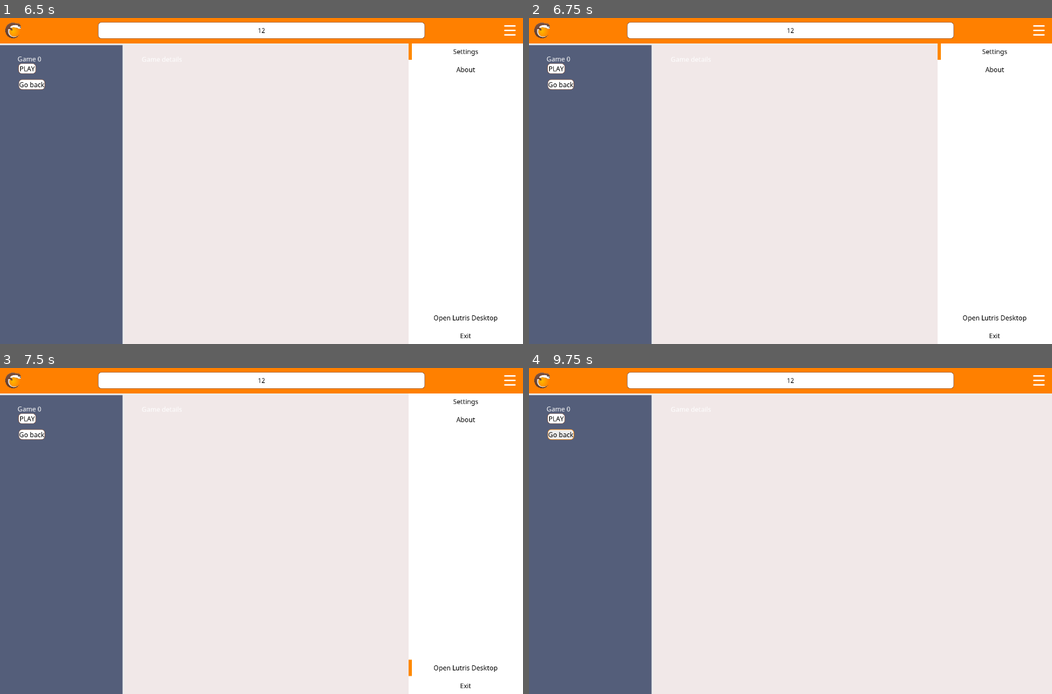
Above: before the commit, frames 1-4 (two rows, left to right).
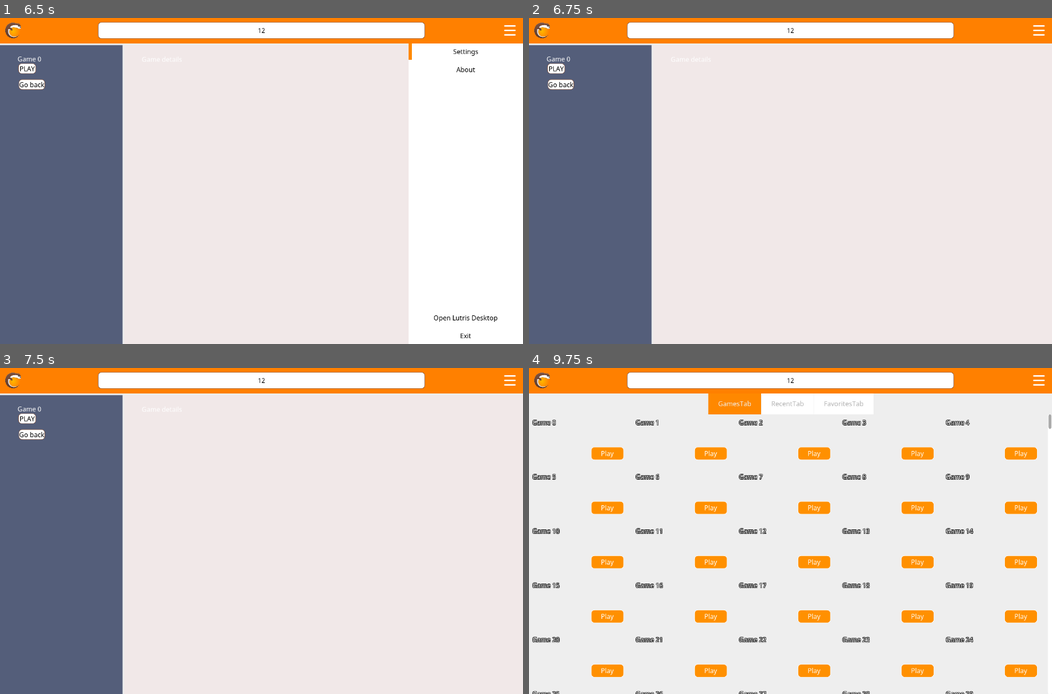
Above: after the commit, the same moments.

Repository: Buri/lutris-gamepad-ui
Game: Godot game, scene res://components/root/root.tscn
Same seed, same stepped clock (60 frames per second), same inputs: the game is played once before the commit and once after it.
Inputs (mouse positions are in pixels of both pictures, inside the frame that each line leads up to):
- Up to frame 1 (6.5 s): click (261, 31) at 0.52 s; type "12" at 0.6 s; click "Play" at 1.25 s; click "Play" at 2 s; click (47, 89) at 2.77 s; click "PLAY" at 3.5 s; click "PLAY" at 4.25 s; click "PLAY" at 5 s; click (512, 31) at 5.75 s
- Up to frame 2 (6.75 s): click "Settings" at 6.5 s
- Up to frame 3 (7.5 s): click (465, 667) at 7.25 s, where only the run before the commit has a clickable "Open Lutris Desktop"
- Up to frame 4 (9.75 s): click (994, 667) at 8 s, where only the run before the commit has a clickable "Open Lutris Desktop"; click (994, 667) at 8.75 s, where only the run before the commit has a clickable "Open Lutris Desktop"; click "Go back" at 9.5 s

Frame 1 is identical in both runs. In frame 2, 0.2% of the frame differs, in the area x 78-96%, y 7-99%; in frame 3, 0.2%; in frame 4, 28%, in the area x 0-100%, y 7-100%.

Commit message:
Close menu after selecting option

Diff:
--- a/components/menu_panel/menu_panel.gd
+++ b/components/menu_panel/menu_panel.gd
@@ -1,4 +1,18 @@
 extends Control
+
+
+func _on_ButtonSettings_pressed():
+	# Close menu when opening settings.
+	# Alternatively: show settings "tab" as long as settings button is focused.
+	UiStack.close()
+
+
+func _on_ButtonAbout_pressed():
+	UiStack.close()
+
+
+func _on_ButtonDesktop_pressed():
+	UiStack.close()
 
 
 func _on_ButtonExit_pressed():
--- a/components/menu_panel/menu_panel.tscn
+++ b/components/menu_panel/menu_panel.tscn
@@ -85,4 +85,7 @@
 focus_previous = NodePath("../ButtonDesktop")
 text = "Exit"
 
+[connection signal="pressed" from="Panel/VBoxContainer/ButtonSettings" to="." method="_on_ButtonSettings_pressed"]
+[connection signal="pressed" from="Panel/VBoxContainer/ButtonAbout" to="." method="_on_ButtonAbout_pressed"]
+[connection signal="pressed" from="Panel/VBoxContainer/ButtonDesktop" to="." method="_on_ButtonDesktop_pressed"]
 [connection signal="pressed" from="Panel/VBoxContainer/ButtonExit" to="." method="_on_ButtonExit_pressed"]
